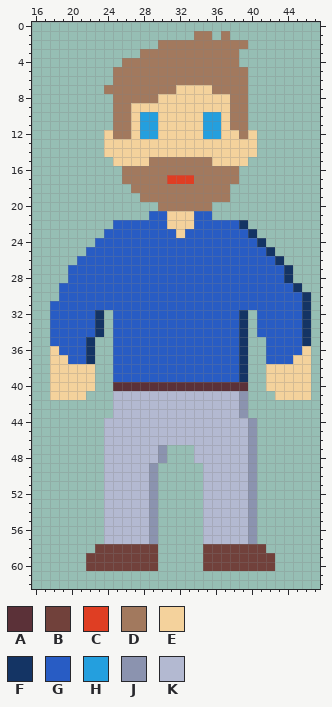
Edited in one commit: pixel-art sprite (Assets/Resources/Sprites/Creature/base.png). The picture above was drawn from the file before the commit.
The file is 64x64 pixels. Shown: x 16..47, y 0..62.
Palette (. is transparent): A #5b3138  B #71413b  C #df3e23  D #a2795e  E #f4d29c  F #143464  G #285cc4  H #249fde  J #8b93af  K #b3b9d1
After:
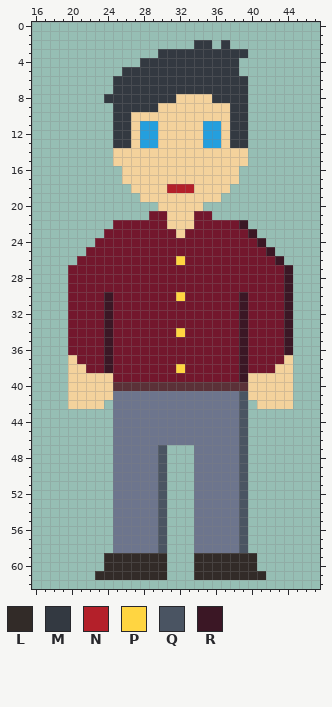
Colours new in this view: L #322b28  M #333941  N #b4202a  P #ffd541  Q #4a5462  R #3b1725
Edits made:
colour G: #285cc4 -> #73172d
colour K: #b3b9d1 -> #6d758d
y 1: x 34..35 DD -> ..; x 37 D -> .
y 2: x 30..39 DDDDDDDDDD -> ....MM.M..
y 3: x 28..39 DDDDDDDDDDD. -> ..MMMMMMMMMM
y 4: x 26..38 DDDDDDDDDDDDD -> ..MMMMMMMMMMM
y 5: x 25..39 DDDDDDDDDDDDDDD -> .MMMMMMMMMMMMM.
y 6: x 25..39 DDDDDDDDDDDDDDD -> MMMMMMMMMMMMMMM
y 7: x 24..39 DDDDDDDDEEEEDDDD -> .MMMMMMMMMMMMMMM
y 8: x 24..31 .DDDDDEE -> MMMMMMMM; x 36..39 EEDD -> MMMM
y 9: x 25..29 DDEEE -> MMMMM; x 38..39 DD -> MM
y 10: x 25..26 DD -> MM; x 28..29 HH -> EE; x 35..36 HH -> EE; x 38..39 DD -> MM
y 11: x 25..26 DD -> MM; x 38..39 DD -> MM
y 12: x 24..26 EDD -> .MM; x 38..40 EDE -> MM.
y 13: x 24..26 EEE -> .MM; x 28..29 EE -> HH; x 35..36 EE -> HH; x 38..40 EEE -> MM.
y 14: x 24 E -> .; x 40 E -> .
y 15: x 29..35 DDDDDDD -> EEEEEEE
y 16: x 26..38 DDDDDDDDDDDDD -> EEEEEEEEEEEEE
y 17: x 26..38 DDDDDCCCDDDDD -> EEEEEEEEEEEEE
y 18: x 27..37 DDDDDDDDDDD -> EEEENNNEEEE
y 19: x 28..37 DDDDDDDDDD -> EEEEEEEEE.
y 20: x 30..35 DDDDDD -> EEEEE.
y 22: x 39 F -> R
y 23: x 40 F -> R
y 24: x 41 F -> R
y 25: x 42 F -> R
y 26: x 32 G -> P; x 43 F -> R
y 27..28: x 44 F -> R
y 29: x 19 G -> .; x 44..45 GF -> R.
y 30: x 19 G -> .; x 24 G -> R; x 32 G -> P; x 39 G -> R; x 44..46 GGF -> R..
y 31: x 18..19 GG -> ..; x 24 G -> R; x 39 G -> R; x 44..46 GGF -> R..
y 32..33: x 18..19 GG -> ..; x 23..24 F. -> GR; x 39..40 F. -> RG; x 44..46 GGF -> R..
y 34: x 18..19 GG -> ..; x 23..24 F. -> GR; x 32 G -> P; x 39..40 F. -> RG; x 44..46 GGF -> R..
y 35: x 18..19 GG -> ..; x 22..24 F.. -> GGR; x 39..41 F.. -> RGG; x 44..46 GGF -> R..
y 36: x 18..19 EG -> ..; x 22..24 F.. -> GGR; x 39..41 F.. -> RGG; x 44..46 GGE -> R..
y 37: x 18..20 EEG -> ..E; x 22..24 F.. -> GGR; x 39..41 F.. -> RGG; x 44..46 GEE -> E..
y 38: x 18..19 EE -> ..; x 22..24 E.. -> GGR; x 32 G -> P; x 39..42 F..E -> RGGG; x 45..46 EE -> ..
y 39: x 18..19 EE -> ..; x 23..24 .. -> EE; x 39..41 F.. -> REE; x 45..46 EE -> ..
y 40: x 18..19 EE -> ..; x 23..24 .. -> EE; x 40..41 .. -> EE; x 45..46 EE -> ..
y 41: x 18..19 EE -> ..; x 22..24 ... -> EEE; x 39..42 J... -> QEEE; x 45..46 EE -> ..
y 42: x 20..23 .... -> EEEE; x 39 J -> Q; x 41..44 .... -> EEEE
y 43: x 39 J -> Q
y 44..46: x 24 K -> .; x 39..40 KJ -> Q.
y 47..48: x 24 K -> .; x 30 J -> Q; x 39..40 KJ -> Q.
y 49..57: x 24 K -> .; x 29..30 J. -> KQ; x 34 . -> K; x 39..40 KJ -> Q.
y 58: x 23..30 BBBBBBB. -> ..KKKKKQ; x 34..41 .BBBBBBB -> KKKKKQ..
y 59..60: x 22..30 BBBBBBBB. -> ..LLLLLLL; x 34..42 .BBBBBBBB -> LLLLLLL..
y 61: x 23..30 ........ -> LLLLLLLL; x 34..41 ........ -> LLLLLLLL
Boxes around the changes in both pictures, in picture pixels (x1, y1, x2, y2):
changed: (50, 31, 311, 580)
